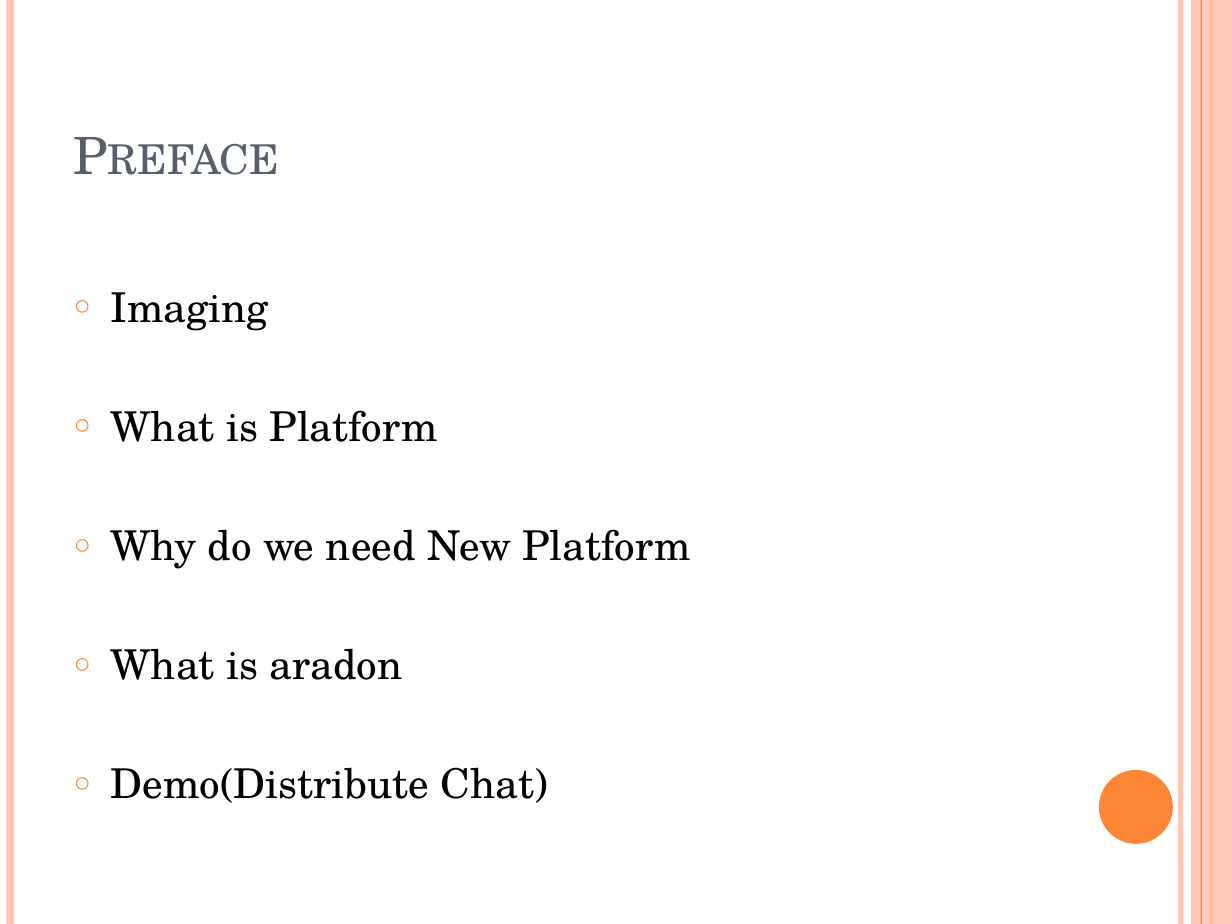
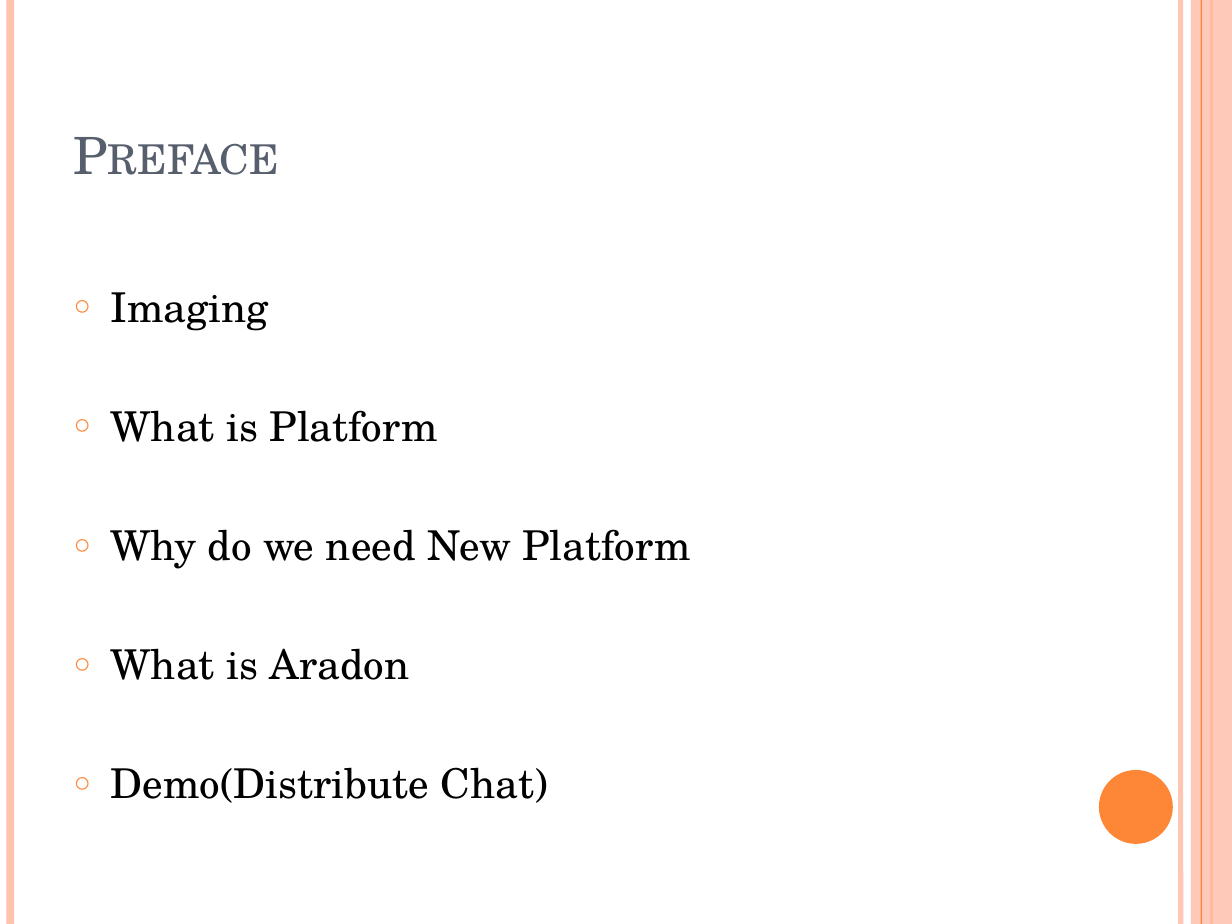
Before and after one commit to bleujin/aradon, a slide deck: slide 2 of resource/docs/ServicePlatformAradon.pptx. Drawn at 1232x924 pixels with LibreOffice and Linux fonts; fonts in the diff are those of the drawing. Boxes give left, top, right and bottom in pixels: in the first picture for what was removed or moved away, otherwise in the second. Text is boxed around its words. In the diff, an @@ line names an element or a change of style, - is before the commit and + after.

```diff
--- a/resource/docs/ServicePlatformAradon.pptx
+++ b/resource/docs/ServicePlatformAradon.pptx
@@ text at <box>111,648,410,680</box>: text changed @@
-○ What is aradon
+○ What is Aradon
```
Also in this commit, not shown: 1 other slide changed, 10 other files.
